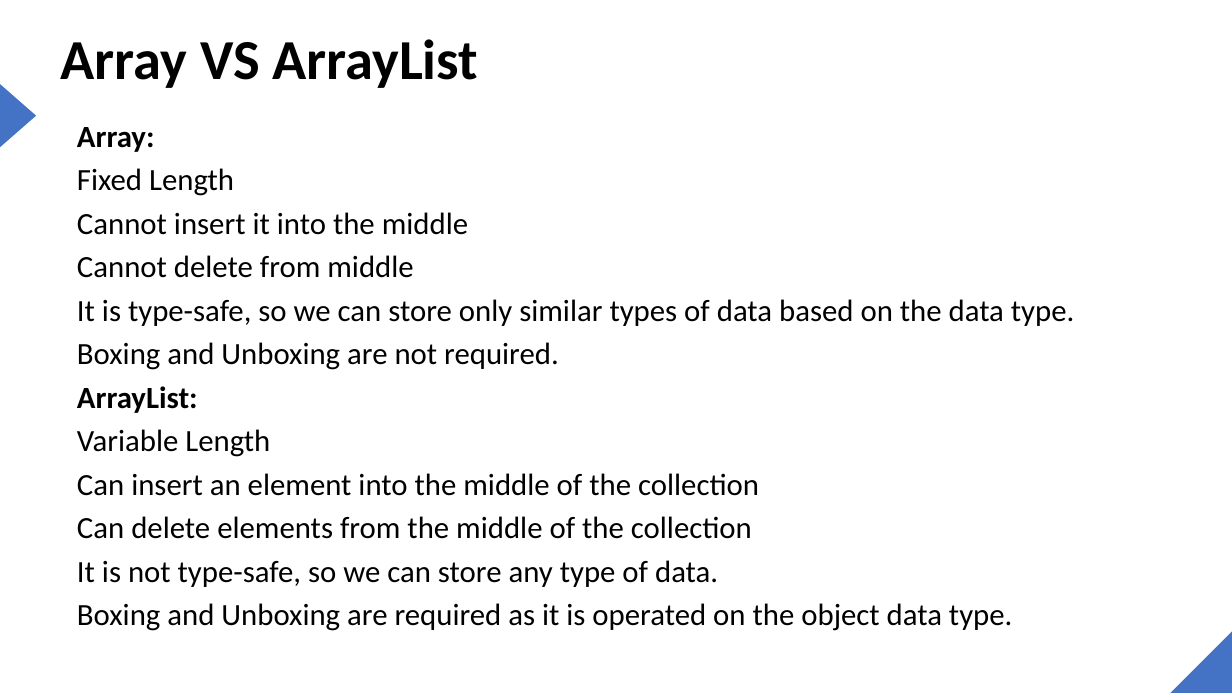
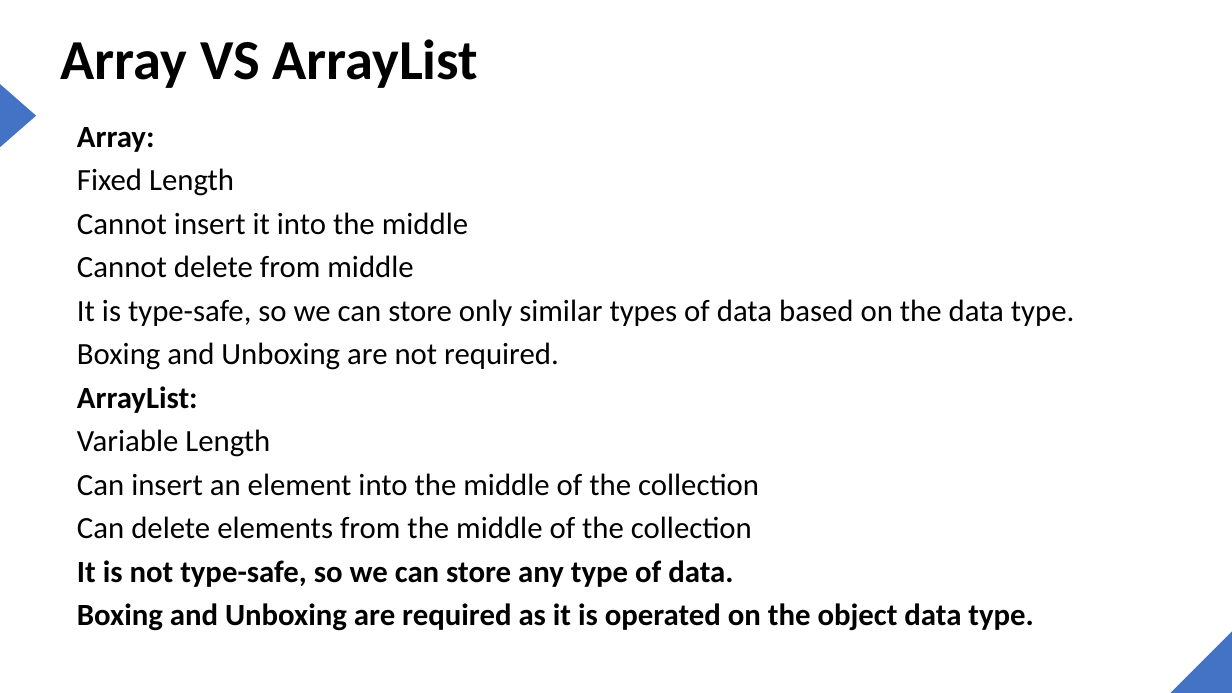
Before and after one commit to joe6276/The-sharp-Repo, a slide deck: slide 21 of Slides/C#/4. Datatypes/Collection Combined.pptx. Drawn at 1232x693 pixels with LibreOffice and Linux fonts; fonts in the diff are those of the drawing. Boxes give left, top, right and bottom in pixels: in the first picture for what was removed or moved away, otherwise in the second. Text is boxed around its words. In the diff, an @@ line names an element or a change of style, - is before the commit and + after.

```diff
--- a/Slides/C#/4. Datatypes/Collection Combined.pptx
+++ b/Slides/C#/4. Datatypes/Collection Combined.pptx
@@ text at (x1=77, y1=560, x2=1033, y2=631): bold on in "It is not type-safe, so we can ...", "Boxing and Unboxing are required as it ..." @@
```
Also in this commit, not shown: 2 other slides changed, 4 other files.
